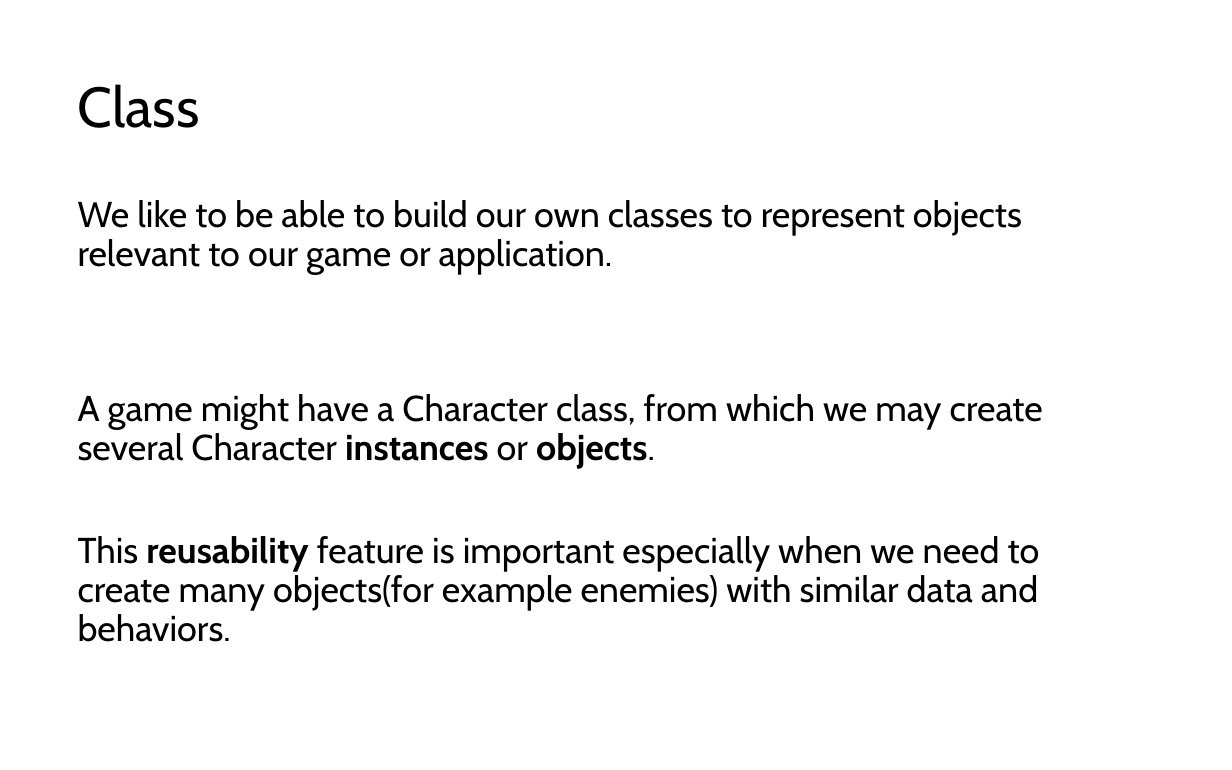
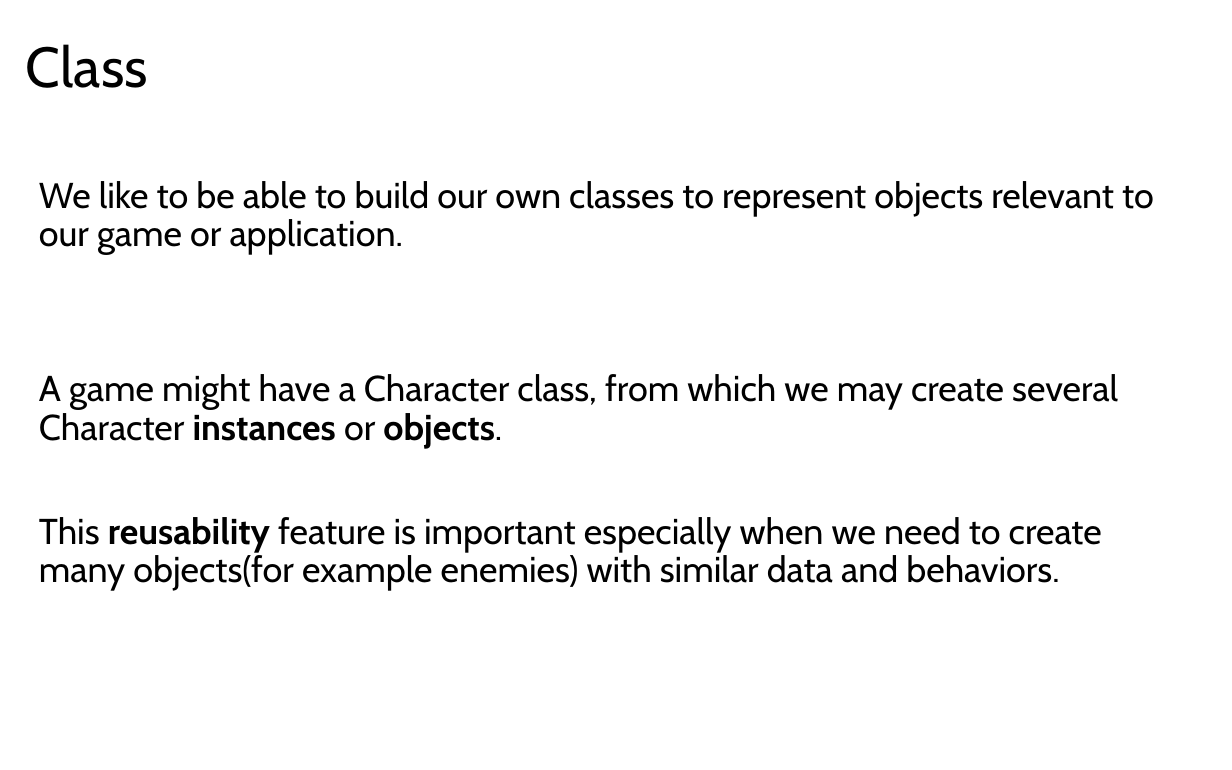
Before and after one commit to LongBaoNguyen/longbaonguyen.github.io, a slide deck: slide 8 of courses/apcsp/lect11a.pptx (slide 6 before the commit). Drawn at 1232x770 pixels with LibreOffice and Linux fonts; fonts in the diff are those of the drawing. Boxes give left, top, right and bottom in pixels: in the first picture for what was removed or moved away, otherwise in the second. Text is boxed around its words. In the diff, an @@ line names an element or a change of style, - is before the commit and + after.

```diff
--- a/courses/apcsp/lect11a.pptx
+++ b/courses/apcsp/lect11a.pptx
@@ title "Class": place and size @@
-title "Class" at (78, 84, 200, 128)
+title "Class" at (26, 44, 148, 88)
@@ text "We like to be able ..." rewrapped from (78, 200, 1043, 642) to (39, 181, 1154, 591) @@
```
Also in this commit, not shown: 7 other slides changed, 2 slides added, 26 other files.
